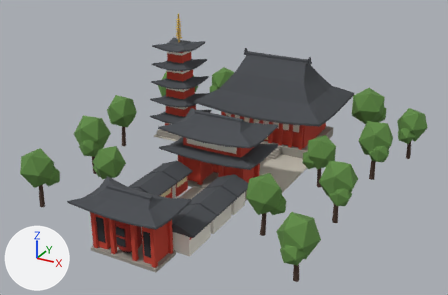
What one commit did to the Blender file content/landmarks/senso-ji.blend.
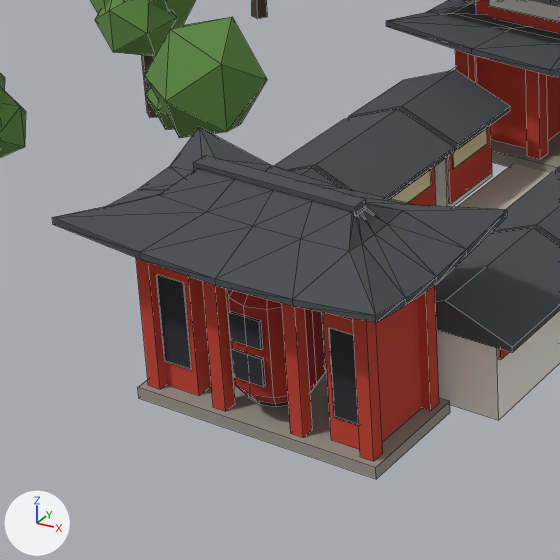
There are two pictures of each version: one whole from a 50 mm lens placed at (16.04, -29.52, 16.57), pointed at (0.29, -0.89, 2.25), one close up on the part from 12% to 46% of the width and 48% to 100% of the height. Every picture has the same lights, and +X, +Y and +Z are marked at lower left. The last two pictures show the newer version. The close-ups show mesh edges as thin lines.

The scene before the commit, as lines of its bpy script (objects in view):
```python
me_sensoji_black = bpy.data.meshes.new('sensoji_black')
me_sensoji_black.from_pydata(...)  # 148 vertices, 94 faces; spans x -1.61..1.61, y -10.27..-0.9, z 0.36..2.2
me_sensoji_black.materials.append(mat_black)  # black #2a2a2e
me_sensoji_lantern = bpy.data.meshes.new('sensoji_lantern')
me_sensoji_lantern.from_pydata(...)  # a 12-sided cut cone along z (radius 0.5 at the low end, 0.6 at the high end) spanning x -0.6..0.6, y -10.25..-9.05, z 0.45..0.6; a 12-sided cylinder along z spanning x -0.6..0.6, y -10.25..-9.05, z 0.6..1.9; a 12-sided cut cone along z (radius 0.6 at the low end, 0.5 at the high end) spanning x -0.6..0.6, y -10.25..-9.05, z 1.9..2.02
me_sensoji_lantern.materials.append(mat_lantern)  # red #9e2a22
me_sensoji_white = bpy.data.meshes.new('sensoji_white')
me_sensoji_white.from_pydata(...)  # 104 vertices, 78 faces; spans x -6.83..2.7, y -8.4..5.23, z -0.05..5.93
me_sensoji_white.materials.append(mat_white)  # white #efeae0
ob_sensoji_black = bpy.data.objects.new('sensoji_black', me_sensoji_black)
ob_sensoji_black.location = (0.0, 0.0, 0.0)
ob_sensoji_lantern = bpy.data.objects.new('sensoji_lantern', me_sensoji_lantern)
ob_sensoji_lantern.location = (0.0, 0.0, 0.0)
ob_sensoji_white = bpy.data.objects.new('sensoji_white', me_sensoji_white)
ob_sensoji_white.location = (0.0, 0.0, 0.0)
# also in view: 'sensoji_roof' at (-1.58, -0.37, 3.8); 'sensoji_red' at (-1.81, -0.55, 3.07); 'sensoji_pave' at (-1.8, -1.7, 0.0); 'sensoji_stone' at (-1.92, -0.53, 0.25); 'sensoji_foliage' at (0.0, 0.98, 2.26)
```
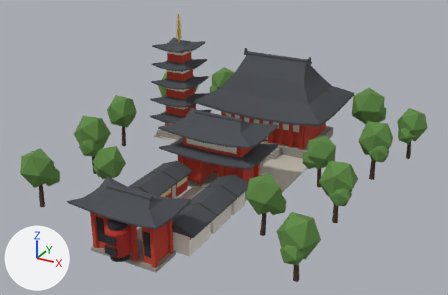
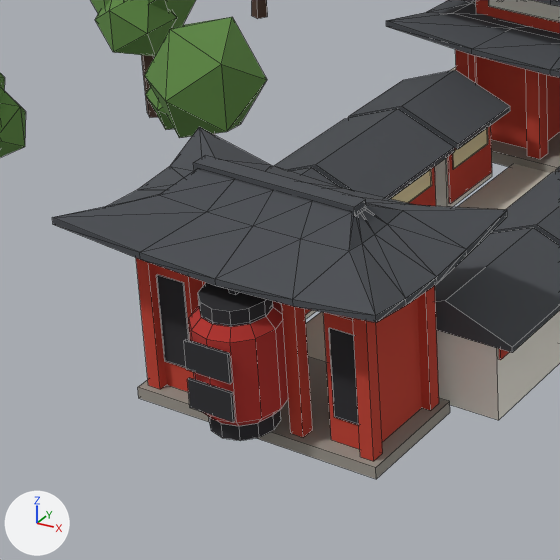
Pixel boxes (x1, y1, x2, y2) of what changed, in the close-ups (560 x 560 px; the box of a moved part takes in the faces that stretch with it):
'sensoji_black', reshaped (11% taller): before (156, 275, 359, 425); after (156, 275, 359, 441)
'sensoji_lantern', reshaped: before (226, 289, 326, 403); after (189, 301, 289, 426)
part 1 of me_sensoji_black, moved or reshaped (mostly hidden before): before (248, 396, 289, 407); after (209, 410, 281, 441)
part 2 of me_sensoji_black, moved or reshaped (not visible before): after (198, 283, 273, 327)
part 3 of me_sensoji_black, moved or reshaped: before (228, 311, 263, 349); after (184, 339, 232, 384)
part 4 of me_sensoji_black, moved or reshaped: before (231, 349, 266, 387); after (187, 378, 235, 422)
part 5 of me_sensoji_lantern, moved or reshaped: before (226, 289, 326, 398); after (189, 319, 289, 423)
part 6 of me_sensoji_lantern, moved or reshaped: before (237, 384, 317, 403); after (216, 409, 281, 426)
part 7 of me_sensoji_lantern, moved or reshaped: before (227, 289, 282, 309); after (189, 301, 283, 343)

The change in detail:
me_sensoji_black is used by ob_sensoji_black; location (0.0, 0.0, 0.0).
me_sensoji_black had 148 vertices, 94 faces and spanned x -1.61..1.61, y -10.27..-0.9, z 0.36..2.2.
me_sensoji_black now has 148 vertices, 94 faces and spans x -1.61..1.61, y -11.03..-0.9, z 0.3..2.3.
me_sensoji_black part 1: the loose piece of 24 vertices spanning x -0.44..0.44, y -10.09..-9.21, z 0.36..0.47 is scaled about its middle by (1.05, 1.05, 2), then moved by (0.0, -0.75, -0.01).
me_sensoji_black part 2: the loose piece of 24 vertices spanning x -0.44..0.44, y -10.09..-9.21, z 2.0..2.12 is scaled about its middle by (1.05, 1.05, 1.83), then moved by (0.0, -0.75, 0.01).
me_sensoji_black part 3: the loose piece of 8 vertices spanning x -0.24..0.24, y -10.27..-10.23, z 1.35..1.75 is scaled about its middle by (1.42, 1, 1.05), then moved by (0.0, -0.76, -0.04).
me_sensoji_black part 4: the loose piece of 8 vertices spanning x -0.24..0.24, y -10.27..-10.23, z 0.8..1.2 is scaled about its middle by (1.42, 1, 1.05), then moved by (0.0, -0.76, -0.05).
Other edits to the shape of me_sensoji_black do not show in these pictures.
me_sensoji_lantern is used by ob_sensoji_lantern; location (0.0, 0.0, 0.0).
me_sensoji_lantern had 72 vertices, 42 faces and spanned x -0.6..0.6, y -10.25..-9.05, z 0.45..2.02.
me_sensoji_lantern now has 72 vertices, 42 faces and spans x -0.6..0.6, y -11.0..-9.8, z 0.5..1.98.
me_sensoji_lantern part 5: the loose piece of 24 vertices spanning x -0.6..0.6, y -10.25..-9.05, z 0.6..1.9 is scaled about its middle by (1, 1, 0.892), then moved by (0.0, -0.75, -0.01).
me_sensoji_lantern part 6: 24 of 72 vertices moved; they spanned x -0.6..0.6, y -10.25..-9.05, z 0.45..0.6 and now span x -0.6..0.6, y -11.0..-9.8, z 0.5..0.66; mean shift (0.0, -0.75, 0.06); largest move (0.0, -9.15, 0.45) -> (0.0, -9.96, 0.5).
me_sensoji_lantern part 7: 24 of 72 vertices moved; they spanned x -0.6..0.6, y -10.25..-9.05, z 1.9..2.02 and now span x -0.6..0.6, y -11.0..-9.8, z 1.82..1.98; mean shift (0.0, -0.75, -0.06); largest move (0.0, -9.15, 2.02) -> (0.0, -9.96, 1.98).
